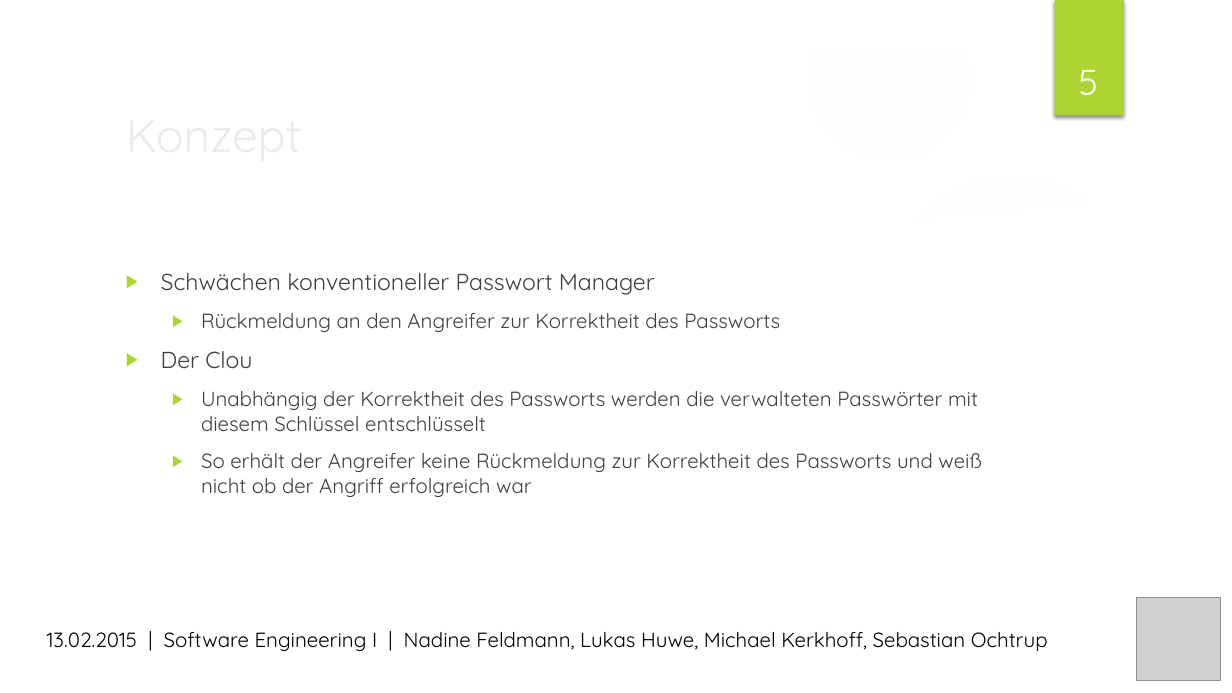
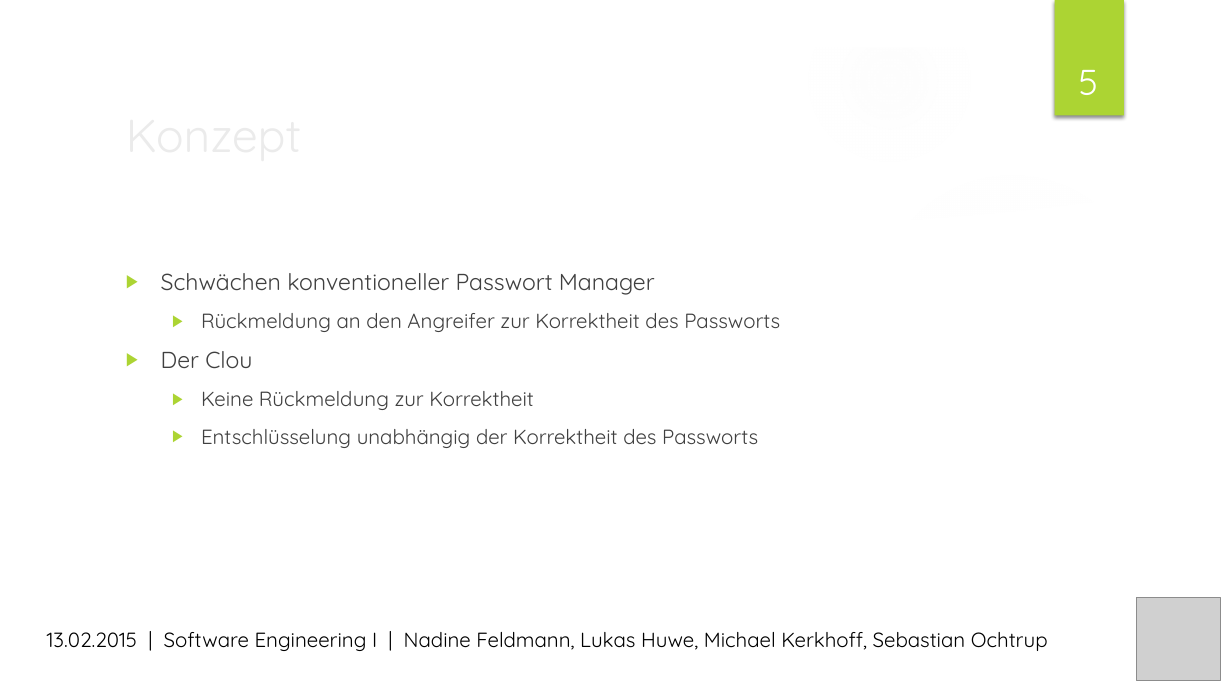
Before and after one commit to MrXXX92/pwsafe, a slide deck: slide 5 of Dokumentation/PWSafe Präsentation.pptx. Drawn at 1232x693 pixels with LibreOffice and Linux fonts; fonts in the diff are those of the drawing; grey boxes stand for pictures; background and template pictures are left out. Boxes give left, top, right and bottom in pixels: in the first picture for what was removed or moved away, otherwise in the second. Text is boxed around its words. In the diff, an @@ line names an element or a change of style, - is before the commit and + after.

```diff
--- a/Dokumentation/PWSafe Präsentation.pptx
+++ b/Dokumentation/PWSafe Präsentation.pptx
@@ text at box(201, 391, 758, 448): text changed @@
-  ▶ Unabhängig der Korrektheit des Passworts werden die verwalteten Passwörter mit diesem Schlüssel entschlüsselt
-  ▶ So erhält der Angreifer keine Rückmeldung zur Korrektheit des Passworts und weiß nicht ob der Angriff erfolgreich war
+  ▶ Keine Rückmeldung zur Korrektheit
+  ▶ Entschlüsselung unabhängig der Korrektheit des Passworts
```
Also in this commit, not shown: 12 other slides changed, 7 slides removed.
